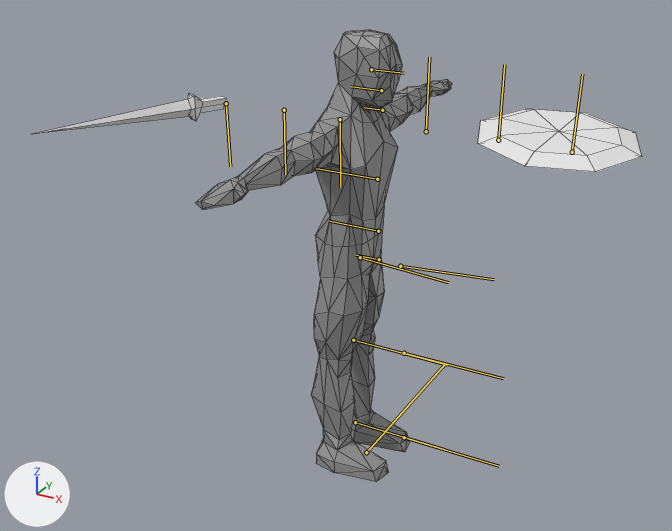
The FBX model Sandtree/Game/Sandtree/Assets/Models/FBX/Player.fbx as it was, and as the next commit left it.
Both versions are drawn from a 50 mm camera at (0.0155, -0.0309, 0.0242) aimed at (-0.0013, -0.0005, 0.009). The lights are fixed; the arrows at lower left show +X, +Y and +Z. The bones that bend it are drawn over the model as lines. Mesh edges are drawn as thin lines.

Names of what the first picture shows: 'BaseShieldObj', 'BaseSwordObj', 'Mesh'.
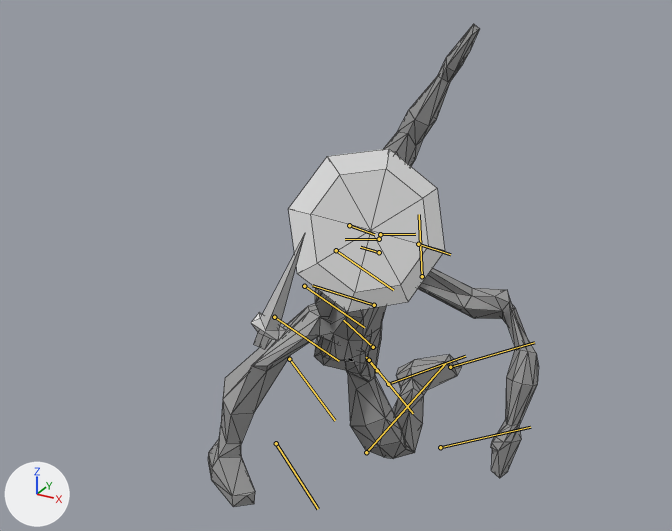
The newer file adds an action. The first version stands in its rest pose; the second is drawn at frame 18 of the action 'FightSwordAndShieldUpStab'.

Location of each change, (x1, y1, x2, y2) in pixels of the pictures (672 x 531 px):
'Mesh', posed (29% wider, 7% taller)
    before: (195, 30, 452, 482)
    after: (208, 24, 539, 507)
'BaseShieldObj', posed (156% taller)
    before: (478, 109, 642, 172)
    after: (288, 149, 445, 312)
'BaseSwordObj', posed (72% narrower, 179% taller)
    before: (34, 93, 226, 134)
    after: (251, 234, 305, 350)
bone 'Pelvis', root to tip
    before: (379, 259) to (356, 255)
    after: (377, 370) to (366, 357)
bone 'Stomach', root to tip
    before: (378, 231) to (329, 221)
    after: (373, 347) to (343, 320)
bone 'Chest', root to tip
    before: (377, 179) to (316, 168)
    after: (374, 305) to (312, 285)
bone 'Head', root to tip
    before: (381, 90) to (351, 86)
    after: (379, 239) to (345, 239)
bone 'UpperArm_l', root to tip
    before: (426, 131) to (429, 57)
    after: (422, 276) to (419, 214)
bone 'LowerArm_l', root to tip
    before: (498, 140) to (504, 64)
    after: (418, 244) to (450, 254)
bone 'UpperArm_r', root to tip
    before: (340, 119) to (340, 187)
    after: (336, 250) to (393, 290)
bone 'UpperLeg_l', root to tip
    before: (400, 266) to (494, 279)
    after: (388, 384) to (465, 356)
bone 'LowerLeg_l', root to tip
    before: (404, 353) to (503, 378)
    after: (440, 447) to (530, 427)
bone 'Foot_l', root to tip
    before: (404, 437) to (499, 466)
    after: (450, 367) to (534, 342)
bone 'UpperLeg_r', root to tip
    before: (360, 257) to (448, 282)
    after: (369, 360) to (413, 413)
bone 'LowerLeg_r', root to tip
    before: (353, 340) to (447, 365)
    after: (289, 359) to (335, 420)
bone 'Foot_r', root to tip
    before: (355, 422) to (445, 449)
    after: (276, 443) to (318, 509)

What the commit changed:
Bone 'Pelvis' (bone_pelvis) moves from (0.0, 0.0, 0.0) to (-0.522, 0.0, 0.045).
Bone 'Pelvis' (bone_pelvis) turns from (0, 0, 0) to (-36, -9, 2) degrees about its own x, y and z.
Bone 'Stomach' (bone_stomach) turns from (0, 0, 0) to (7, 7, -3) degrees about its own x, y and z.
Bone 'Chest' (bone_chest) turns from (0, 0, 0) to (34, -9, -4) degrees about its own x, y and z.
Bone 'Head' (bone_head) turns from (0, 0, 0) to (23, 3, -3) degrees about its own x, y and z.
Bone 'UpperArm_l' (bone_upperarm_l) turns from (0, 0, 0) to (-73, -22, 92) degrees about its own x, y and z.
Bone 'LowerArm_l' (bone_lowerarm_l) turns from (0, 0, 0) to (-128, -50, 6) degrees about its own x, y and z.
Bone 'UpperArm_r' (bone_upperarm_r) turns from (0, 0, 0) to (0, -100, 70) degrees about its own x, y and z.
Bone 'UpperLeg_l' (bone_upperleg_l) turns from (0, 0, 0) to (-40, 25, 19) degrees about its own x, y and z.
Bone 'LowerLeg_l' (bone_lowerleg_l) turns from (0, 0, 0) to (0, 100, 0) degrees about its own x, y and z.
Bone 'Foot_l' (bone_foot_l) turns from (0, 0, 0) to (0, -10, 0) degrees about its own x, y and z.
Bone 'UpperLeg_r' (bone_upperleg_r) turns from (0, 0, 0) to (0, -113, 4) degrees about its own x, y and z.
Bone 'LowerLeg_r' (bone_lowerleg_r) turns from (0, 0, 0) to (-15, 95, -18) degrees about its own x, y and z.
Bone 'Foot_r' (bone_foot_r) turns from (0, 0, 0) to (0, 10, 0) degrees about its own x, y and z.
